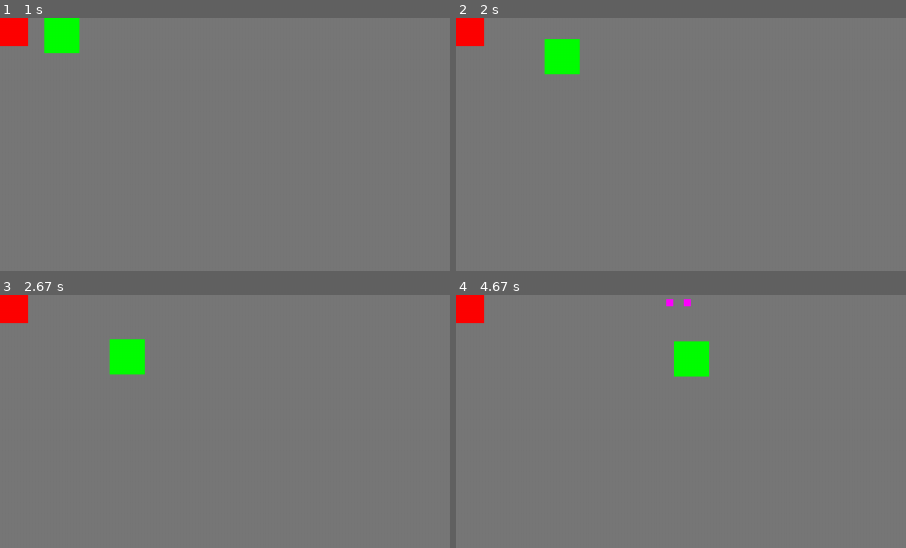
Above: before the commit, frames 1-4 (two rows, left to right).
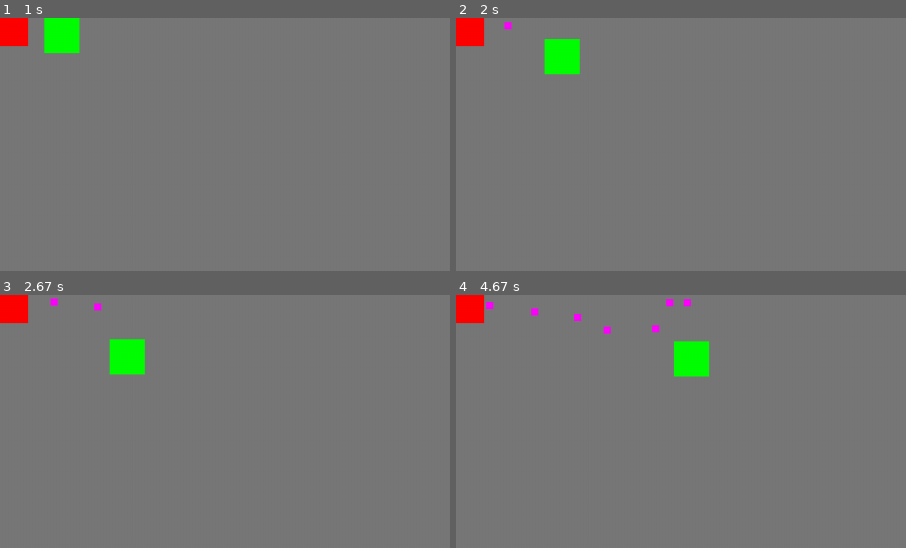
Above: after the commit, the same moments.

Repository: NemoDacremont/bulletHell
Game: pygame game, started from src/main.py
Two runs of this game, one before a commit and one after it. Both use one fixed random seed, a clock stepped at 60 frames per second and the inputs below.
Inputs:
- Up to frame 1 (1 s): hold D 0.33-0.8 s; hold D from 0.83 s (still down)
- Up to frame 2 (2 s): release D at 1.3 s; hold S 1.33-1.63 s; hold D from 1.67 s (still down)
- Up to frame 3 (2.67 s): release D at 2.3 s; hold S from 2.33 s (still down)
- Up to frame 4 (4.67 s): release S at 2.7 s; hold D 2.73-3.2 s; hold D 3.23-3.7 s; tap Z at 3.3, 3.6, 3.8, 4.13, 4.43 s; hold S 3.73-4.03 s; hold D from 4.07 s (still down)
The pictures show only the part of the screen within x 0-50%, y 0-50%; the shares and areas given below are measured in that part.

Frame 1 is identical in both runs. In frame 2, less than 0.1% of the frame differs, in the area x 10-13%, y 1-5%; in frame 3, 0.1%; in frame 4, 0.3%, in the area x 6-46%, y 2-16%.

Commit message:
Ajout de balles homing

Diff:
--- /dev/null
+++ b/src/entites/balles/balleHoming.py
@@ -0,0 +1,58 @@
+# importations bizarre, permet d'importer les types sans avoir
+# d'erreures d'importations circulaires
+from __future__ import annotations
+from typing import TYPE_CHECKING
+
+if TYPE_CHECKING:
+	from fenetre import Fenetre
+	from vues.vue import Vue
+	from entites.personnage import Personnage
+
+from entites.balles.balle import Balle
+
+from math import sqrt, inf
+
+class BalleHoming(Balle):
+	NOM = "BalleHoming"
+
+	def __init__(self, fenetre: Fenetre, vue: Vue, largeur: float, hauteur: float,
+							x: float, y: float, groupe: int, vitesse: float, degats: float) -> None:
+		super().__init__(BalleHoming.NOM, fenetre, vue, largeur, hauteur, x, y, groupe,
+										vitesse, degats)
+
+
+		self.cible: Personnage
+		self.trouvePlusProche() # Permet d'initialiser la cible
+
+		# On retire la balle si elle a parcouru une trop grande distance
+		self.distanceParcouru = 0
+
+	def trouvePlusProche(self):
+		personnages = self.vue.getPersonnages()
+
+		distMin = inf
+		personnageMin = personnages[0]
+		for personnage in personnages:
+			if personnage.getGroupe() != self.groupe:
+				personnageX, personnageY = personnage.getPosition()
+				dist = sqrt( (self.x - personnageX)**2 + (self.y - personnageY)**2 )
+
+				if dist < distMin:
+					distMin = distMin
+					personnageMin = personnage
+
+		self.cible = personnageMin
+
+	def update(self) -> None:
+		if self.cible.doitEtreRetirer():
+			self.trouvePlusProche() # Change de cible
+
+		# Calcule les composantes de la vitesse:
+		cibleX, cibleY = self.cible.getPosition()
+		distCible = sqrt( (self.x - cibleX)**2 + (self.y - cibleY)**2 )
+
+		self.vx = - ( (cibleX - self.x) / distCible ) * self.vitesse
+		self.vy = - ( (cibleY - self.y) / distCible ) * self.vitesse
+
+
+		super().update()
--- a/src/entites/personnage.py
+++ b/src/entites/personnage.py
@@ -47,6 +47,11 @@
 
 		self.vitesse= vitesse
 
+
+	def getPosition(self):
+		return self.x, self.y
+
+
 	def getGroupe(self):
 		return self.groupe
 
--- a/src/entites/personnageJouable/personnage1.py
+++ b/src/entites/personnageJouable/personnage1.py
@@ -9,6 +9,7 @@
 
 from entites.personnageJouable.personnageJouable import PersonnageJouable
 from entites.balles.balleDroite import BalleDroite
+from entites.balles.balleHoming import BalleHoming
 
 
 
@@ -53,8 +54,12 @@
 		tir2 = BalleDroite(self.fenetre, self.vue, balleLargeur, balleHauteur, tir2X, tirY,
 											PersonnageJouable.GROUPE, tirVitesse, tirDegats)
 
+		tir3 = BalleHoming(self.fenetre, self.vue, balleLargeur, balleHauteur, tir1X, tirY,
+											PersonnageJouable.GROUPE, tirVitesse/2, tirDegats)
+
 		self.vue.ajouteBalle(tir1)
 		self.vue.ajouteBalle(tir2)
+		self.vue.ajouteBalle(tir3)
 
 
 	def update(self, events: list[Event]):
